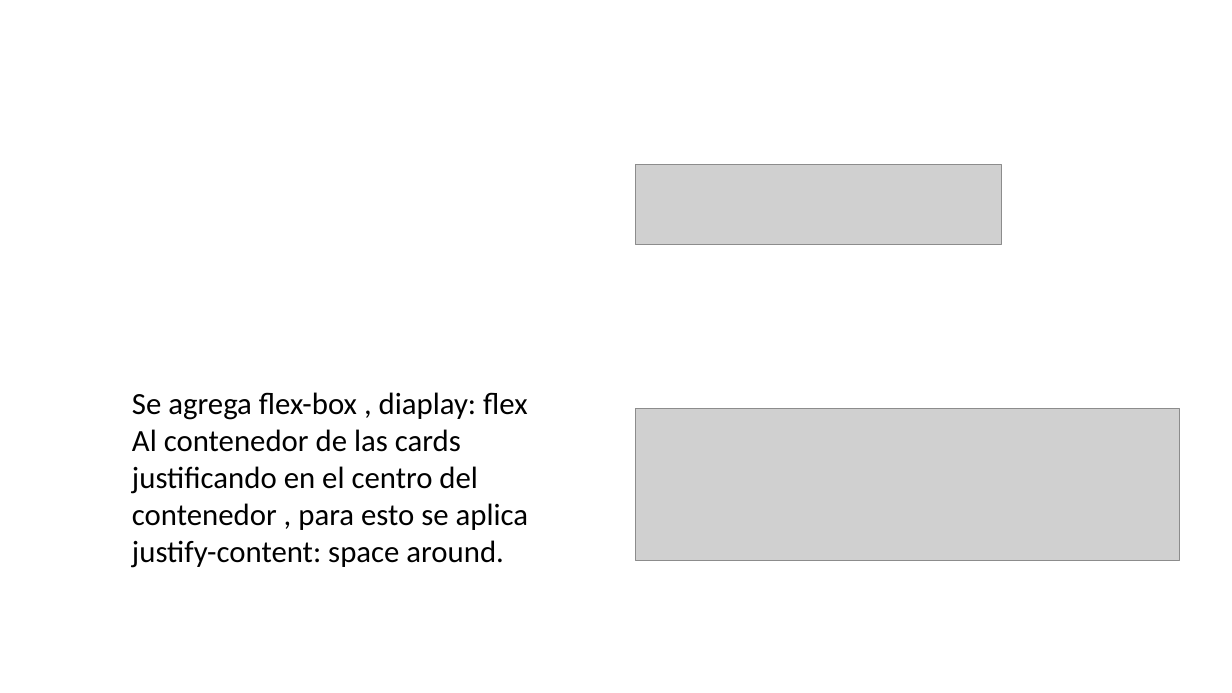
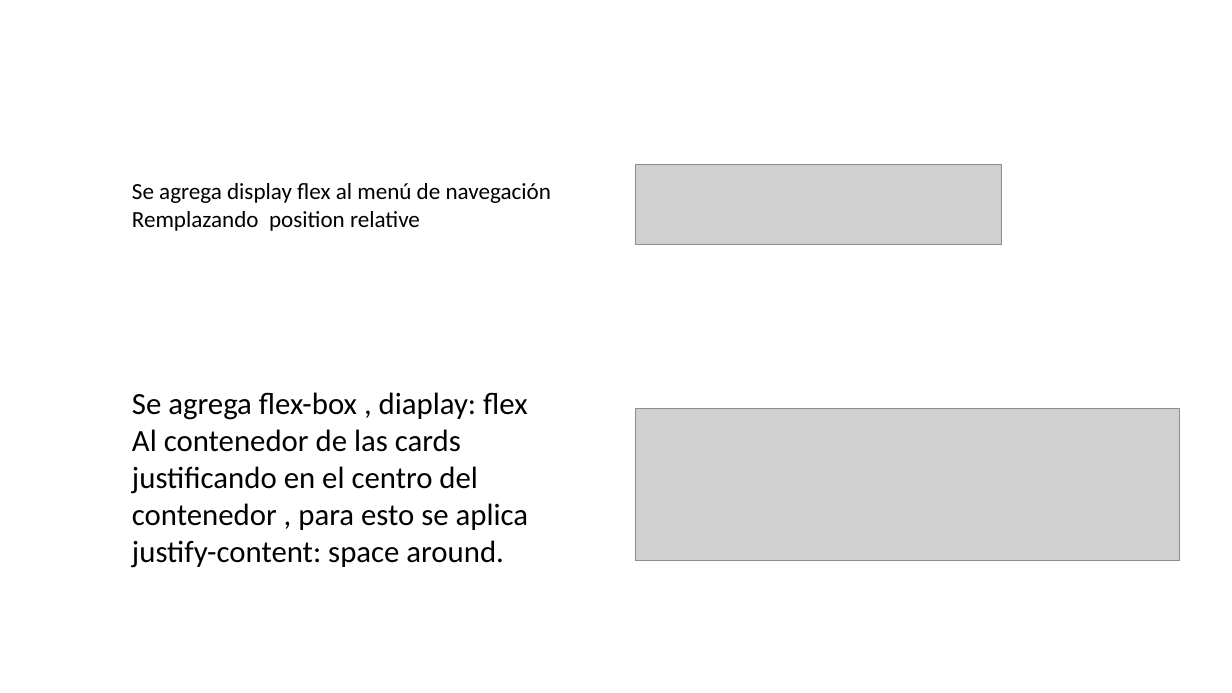
Before and after one commit to jogard24/modificarflexbox, a slide deck: slide 4 of presentacionpptx/flexbox.pptx (slide 3 before the commit). Drawn at 1232x693 pixels with LibreOffice and Linux fonts; fonts in the diff are those of the drawing; grey boxes stand for pictures; background and template pictures are left out. Boxes give left, top, right and bottom in pixels: in the first picture for what was removed or moved away, otherwise in the second. Text is boxed around its words. In the diff, an @@ line names an element or a change of style, - is before the commit and + after.

```diff
--- a/presentacionpptx/flexbox.pptx
+++ b/presentacionpptx/flexbox.pptx
@@ text added at box(132, 183, 551, 231), 18 pt, text #000000 @@
+Se agrega display flex al menú de navegación
+Remplazando position relative
```
Also in this commit, not shown: 1 other slide changed, 1 slide added, 1 other file.
